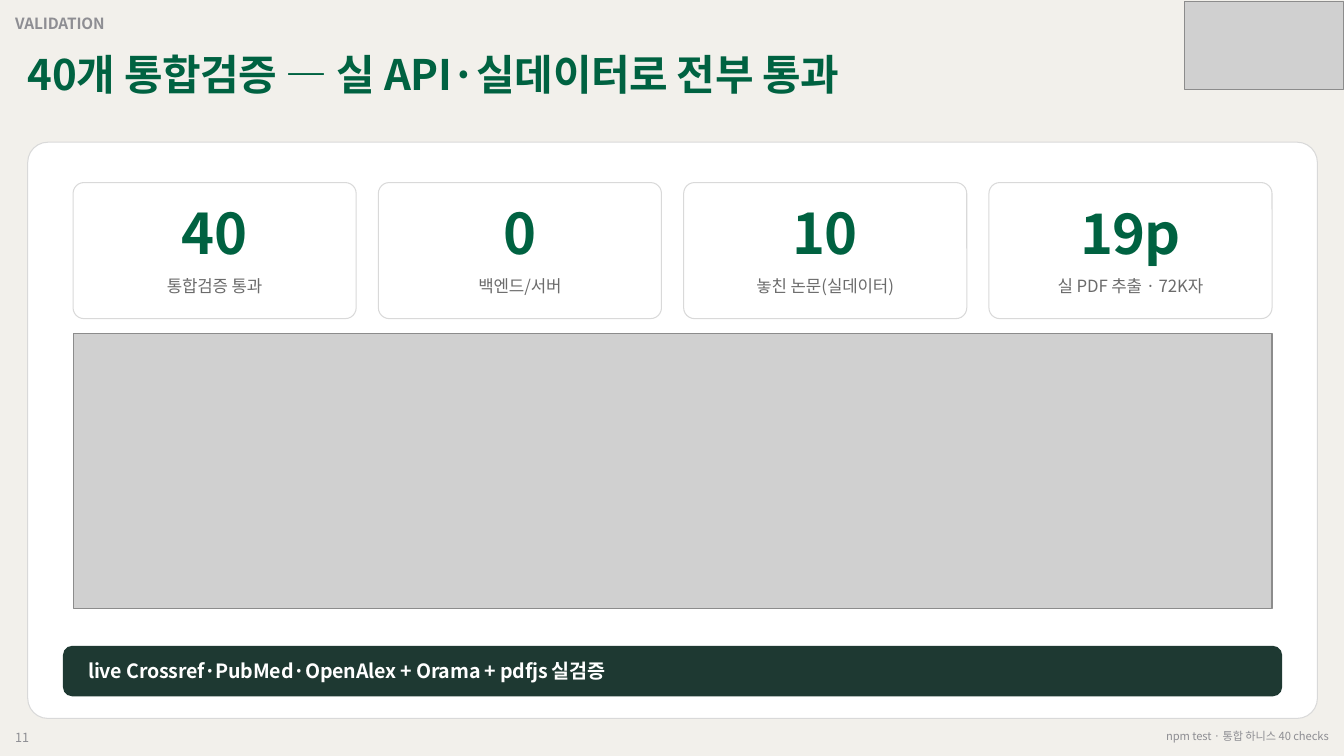
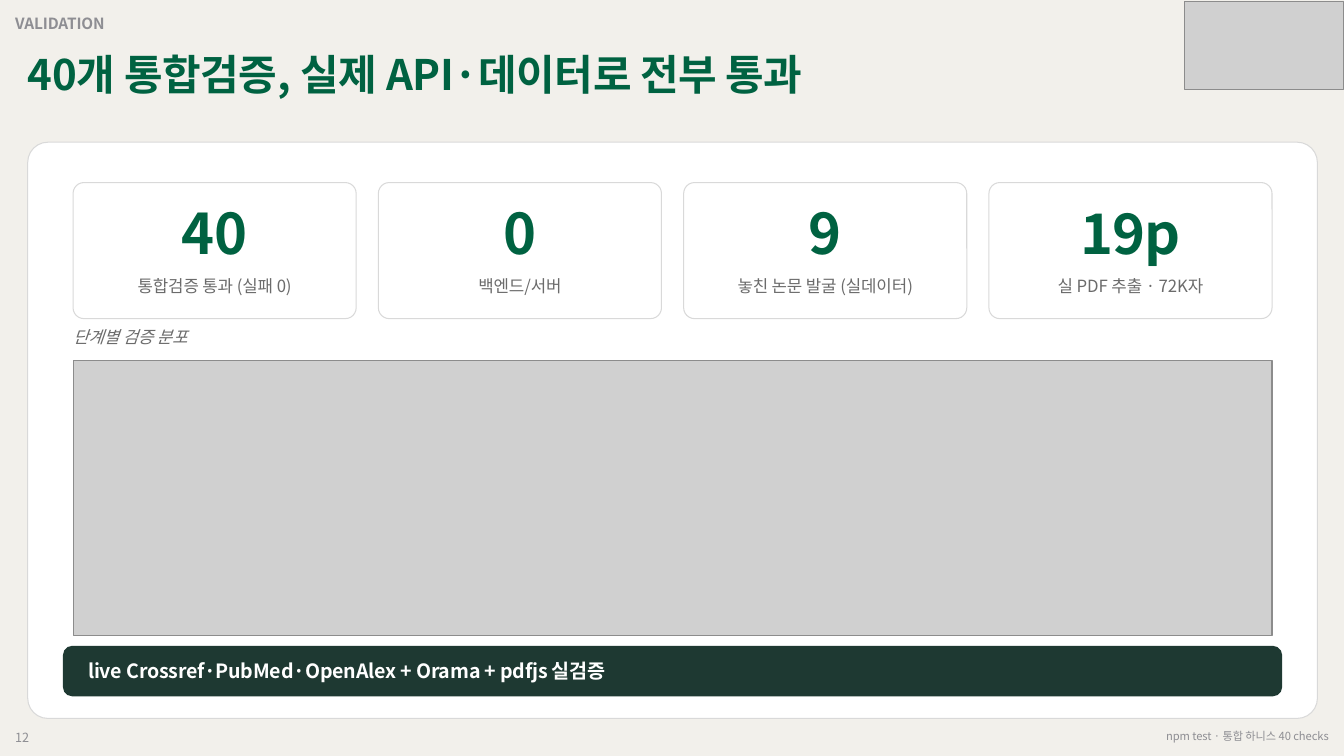
Before and after one commit to grotyx/rag-obsidian, a slide deck: slide 12 of presentation/rag_obsidian_deck.pptx (slide 11 before the commit). Drawn at 1344x756 pixels with LibreOffice and Linux fonts; fonts in the diff are those of the drawing; grey boxes stand for pictures. Boxes give left, top, right and bottom in pixels: in the first picture for what was removed or moved away, otherwise in the second. Text is boxed around its words. In the diff, an @@ line names an element or a change of style, - is before the commit and + after.

```diff
--- a/presentation/rag_obsidian_deck.pptx
+++ b/presentation/rag_obsidian_deck.pptx
@@ text at [28,54,803,99]: text changed @@
-40개 통합검증 — 실 API·실데이터로 전부 통과
+40개 통합검증, 실제 API·데이터로 전부 통과
@@ text at [809,211,842,255]: text changed @@
-10
+9
@@ text at [138,278,292,295]: text changed @@
-통합검증 통과
+통합검증 통과 (실패 0)
@@ text at [738,278,913,295]: text changed @@
-놓친 논문(실데이터)
+놓친 논문 발굴 (실데이터)
@@ text added at [73,329,188,344], 12 pt, text #6B6B6B, italic @@
+단계별 검증 분포
@@ picture: place and size @@
-picture at [74,334,1272,608]
+picture at [74,361,1272,635]
@@ text at [15,733,29,742]: text changed @@
-11
+12
```
Also in this commit, not shown: 10 other slides changed, 5 slides added, 3 slides removed, 5 other files.
